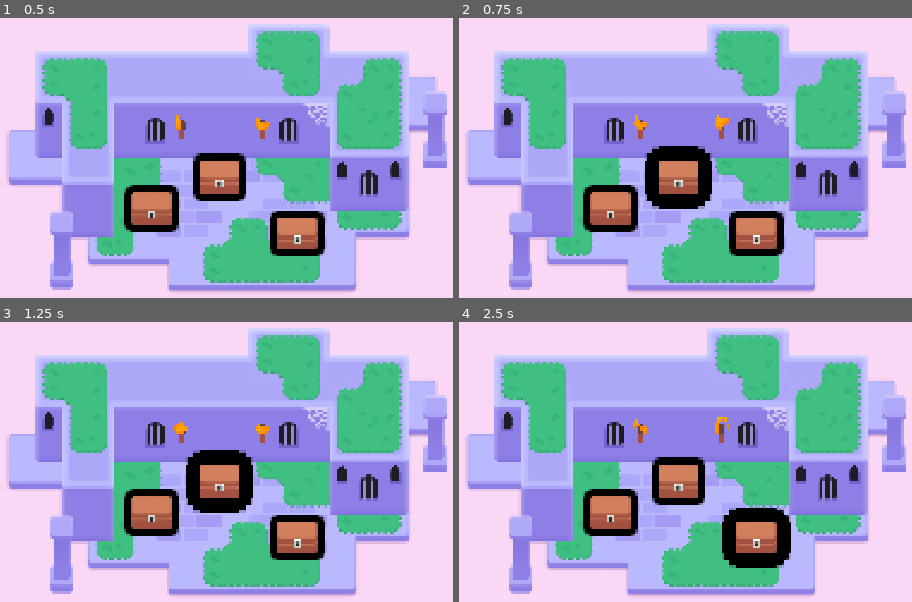
Above: before the commit, frames 1-4 (two rows, left to right).
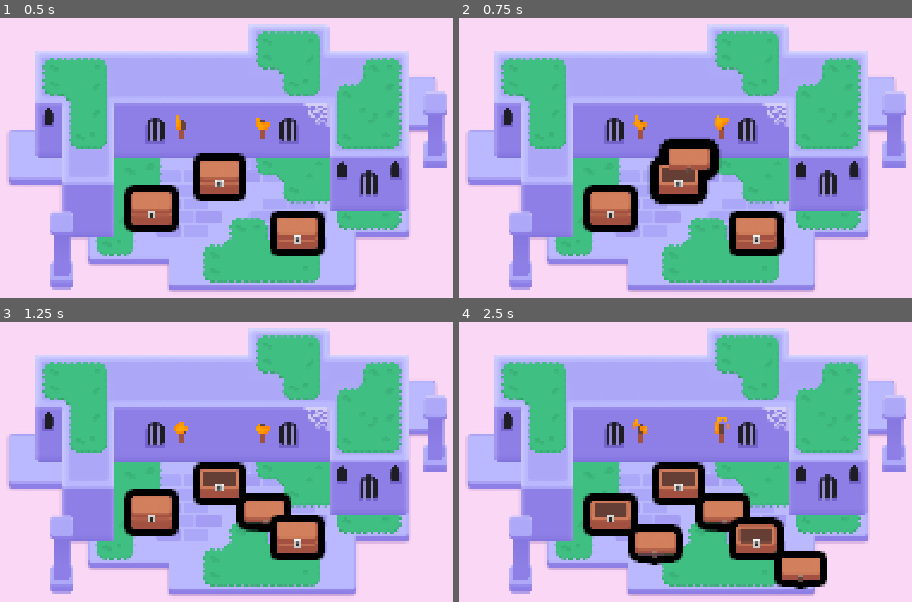
Above: after the commit, the same moments.

Repository: JunweiGDA/M6Looting
Game: Godot game, scene res://lessons/mini_dungeon.tscn
The game is run twice, just before and just after one commit, with the same random seed, the same clock (stepped at 60 frames per second) and the same inputs.
Inputs (mouse positions are in pixels of both pictures, inside the frame that each line leads up to):
- Up to frame 1 (0.5 s): no input
- Up to frame 2 (0.75 s): tap Enter at 0.5 s; move the mouse to (676, 177) at 0.52 s; hold D (move_right) from 0.53 s (still down); tap Z at 0.6 s; click (676, 177) at 0.67 s
- Up to frame 3 (1.25 s): keep holding D (move_right); tap Space at 0.77 s
- Up to frame 4 (2.5 s): move the mouse to (608, 512) at 1.27 s; release D (move_right) at 1.28 s; hold S (move_down) 1.28-2.03 s; tap Z at 1.35, 2.1 s; click (608, 512) at 1.42 s; tap Space at 1.52 s; move the mouse to (757, 537) at 2.02 s; hold D (move_right) from 2.03 s (still down); click (757, 537) at 2.17 s

Frame 1 is identical in both runs. In frame 2, 2.2% of the frame differs, in the area x 41-59%, y 42-69%; in frame 3, 3.0%; in frame 4, 7.3%, in the area x 27-82%, y 48-96%.

Commit message:
M6L5 Done

Diff:
--- a/M06.looting_workbook/lessons/chest/chest.gd
+++ b/M06.looting_workbook/lessons/chest/chest.gd
@@ -1,6 +1,8 @@
 extends Area2D
 
 @onready var canvas_group: CanvasGroup = $CanvasGroup
+@onready var animation_player: AnimationPlayer = $AnimationPlayer
+
 
 func _ready() -> void:
 	canvas_group.material.set_shader_parameter("line_thickness", 3.0)
@@ -11,9 +13,21 @@
 	var tween := create_tween()
 	tween.tween_method(set_outline_thickness, 3.0, 6.0, 0.08)
 
+
 func _on_mouse_exited() -> void:
 	var tween := create_tween()
 	tween.tween_method(set_outline_thickness, 6.0, 3.0, 0.08)
 
 func set_outline_thickness(new_thickness: float) -> void:
 	canvas_group.material.set_shader_parameter("line_thickness", new_thickness)
+
+func _input_event(viewport: Viewport, event: InputEvent, shape_index: int):
+	var event_is_mouse_click: bool = (event is InputEventMouseButton and event.button_index == MOUSE_BUTTON_LEFT and event.is_pressed())
+
+	if event_is_mouse_click:
+		open()
+
+func open() -> void:
+	animation_player.play("open")
+
+	input_pickable = false
